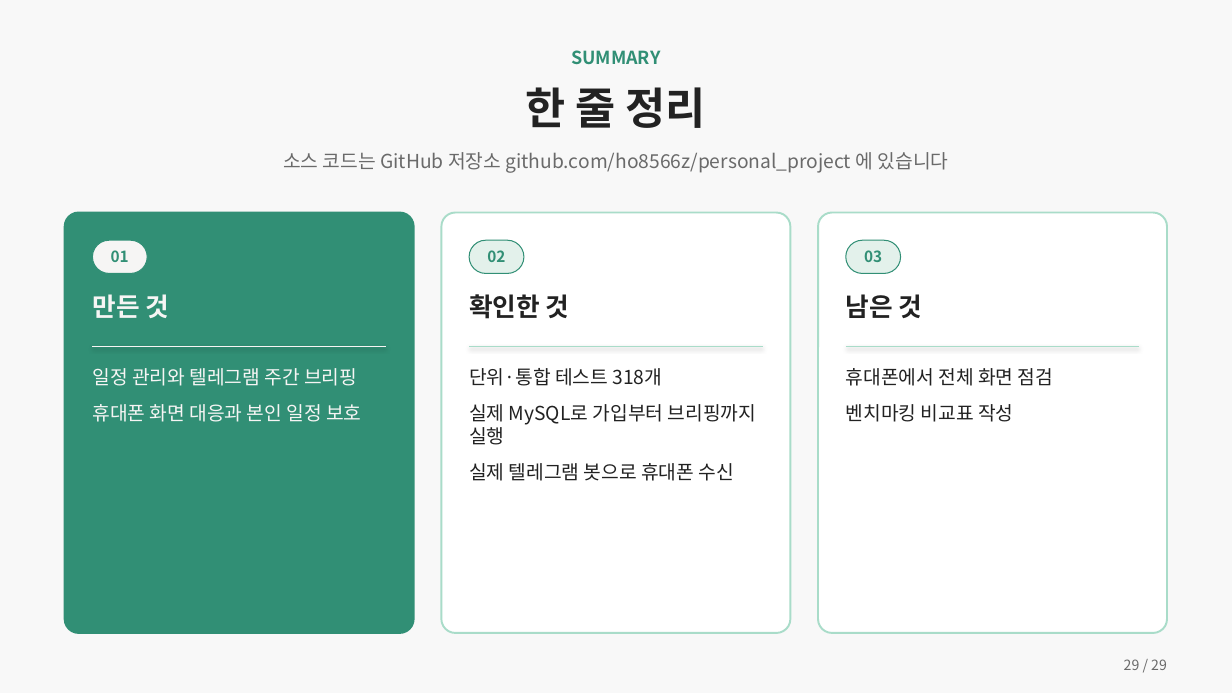
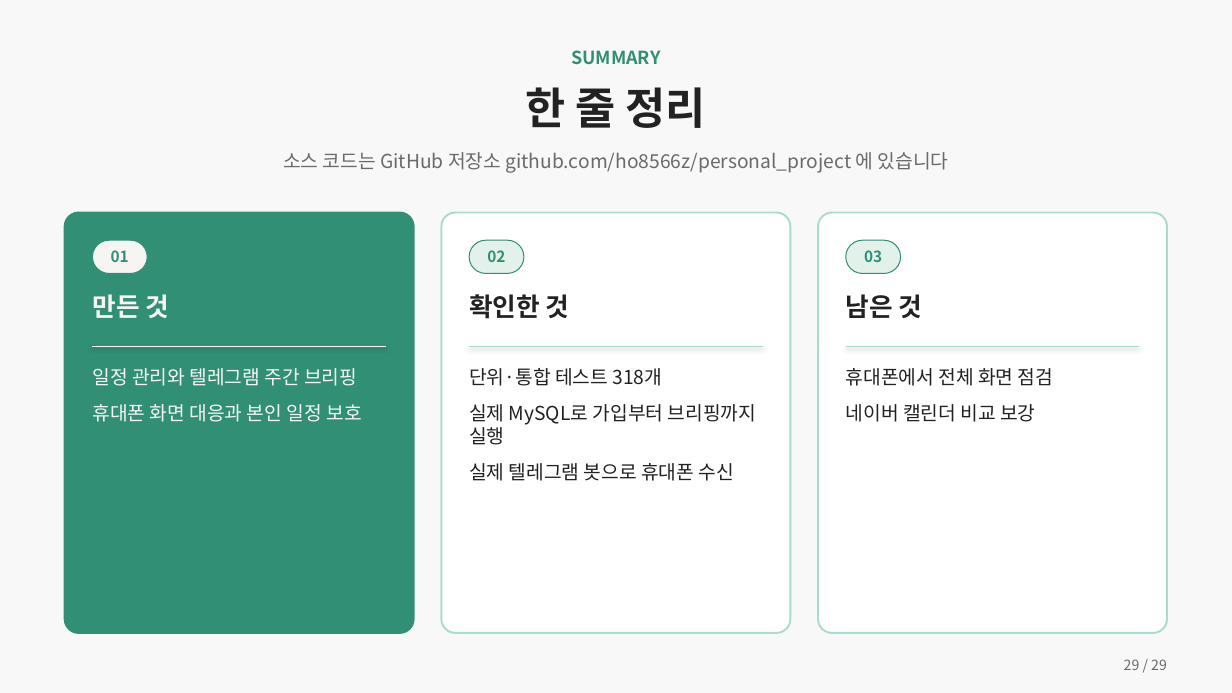
Before and after one commit to ho8566z/calendar-bot_word, a slide deck: slide 29 of ppt/개인 프로젝트.pptx. Drawn at 1232x693 pixels with LibreOffice and Linux fonts; fonts in the diff are those of the drawing. Boxes give left, top, right and bottom in pixels: in the first picture for what was removed or moved away, otherwise in the second. Text is boxed around its words. In the diff, an @@ line names an element or a change of style, - is before the commit and + after.

```diff
--- a/ppt/개인 프로젝트.pptx
+++ b/ppt/개인 프로젝트.pptx
@@ text at (846,404,1035,422): text changed @@
-벤치마킹 비교표 작성
+네이버 캘린더 비교 보강
```
Also in this commit, not shown: 3 other slides changed, 1 other file.
